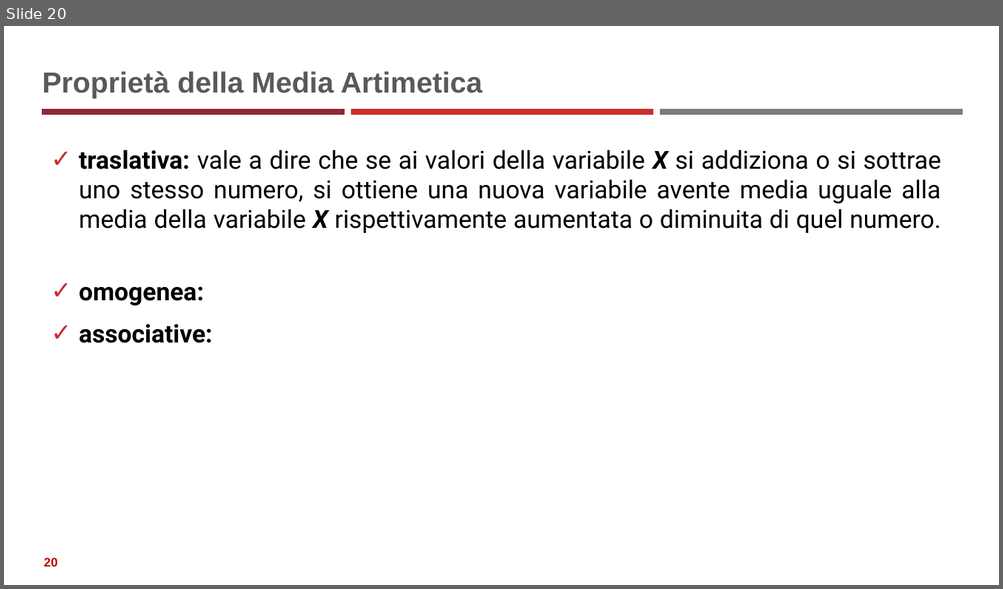
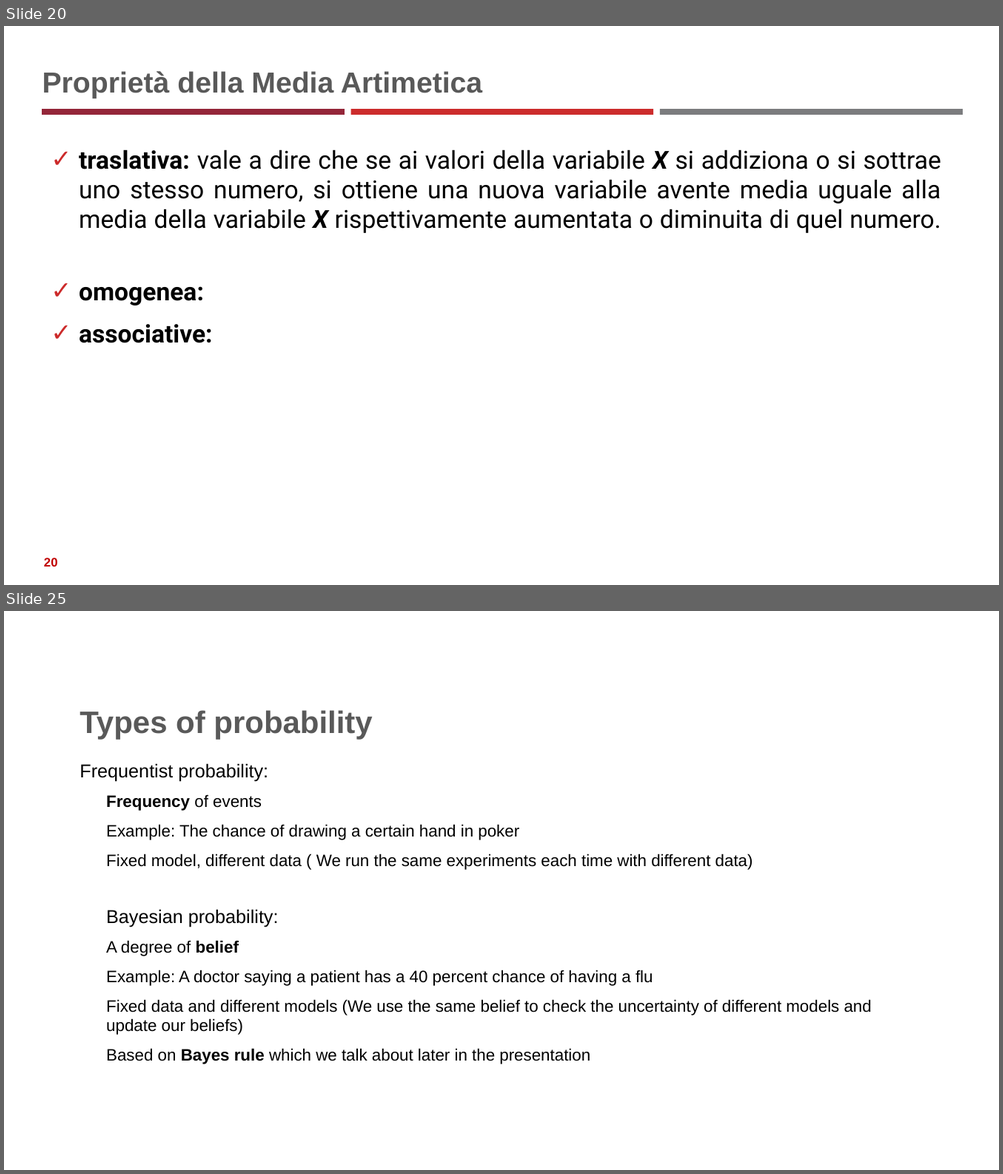
Before and after one commit to neural1977/data_science_interview_material, a slide deck: Statistics_ita.pptx. Shown one above the other, each under a label of ours: slide 20 before the commit, slides 20 and 25 after it; the slides between them are not shown. The pictures are 1003x589 and 1003x1174 pixels, drawn with LibreOffice and Linux fonts; fonts in the diff are those of the drawing. Boxes give left, top, right and bottom in pixels: in the first picture for what was removed or moved away, otherwise in the second. Text is boxed around its words. In the diff, an @@ line names an element or a change of style, - is before the commit and + after.

```diff
--- a/Statistics_ita.pptx
+++ b/Statistics_ita.pptx
@@ slide 25 added at box(4, 611, 999, 1170), background #FFFFFF @@
@@ title added at box(79, 710, 372, 740), 30 pt, text #595959, bold @@
+Types of probability
@@ text added at box(79, 763, 871, 1065), 16 pt, text #000000 @@
+Frequentist probability:
+  Frequency of events
+  Example: The chance of drawing a certain hand in poker
+  Fixed model, different data ( We run the same experiments each time with different data)
+Bayesian probability:
+  A degree of belief
+  Example: A doctor saying a patient has a 40 percent chance of having a flu
+  Fixed data and different models (We use the same belief to check the uncertainty of different models and update our beliefs)
+  Based on Bayes rule which we talk about later in the presentation
```
Also in this commit, not shown: 1 slide changed, 45 other slides added, 11 other files.
